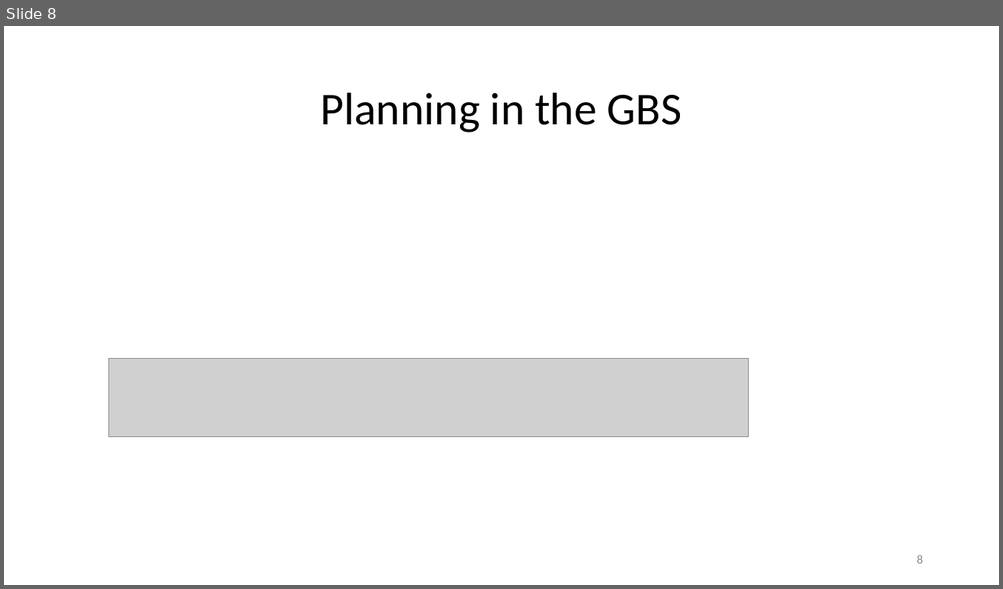
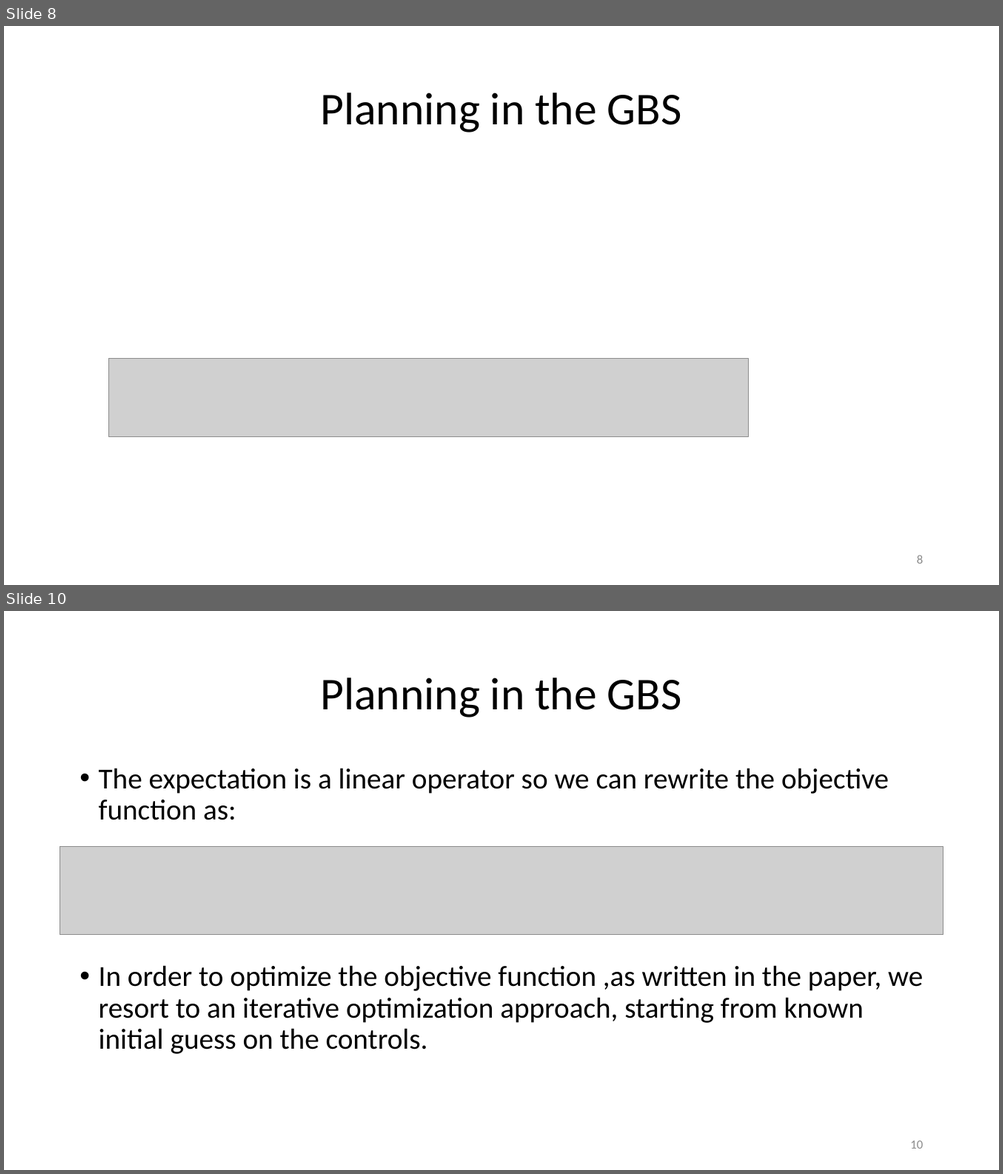
Before and after one commit to AlonSpinner/AutonomousNavigationCourse, a slide deck: project/docs/cbMDP_DAN_backup.pptx. Shown one above the other, each under a label of ours: slide 8 before the commit, slides 8 and 10 after it; the slides between them are not shown. The pictures are 1003x589 and 1003x1174 pixels, drawn with LibreOffice and Linux fonts; fonts in the diff are those of the drawing; grey boxes stand for pictures. Boxes give left, top, right and bottom in pixels: in the first picture for what was removed or moved away, otherwise in the second. Text is boxed around its words. In the diff, an @@ line names an element or a change of style, - is before the commit and + after.

Commit message:
update

```diff
--- a/project/docs/cbMDP_DAN_backup.pptx
+++ b/project/docs/cbMDP_DAN_backup.pptx
@@ slide 10 added at bbox=[4, 611, 999, 1170], background #FFFFFF @@
@@ title added at bbox=[321, 678, 682, 718], 44 pt, text #000000 @@
+Planning in the GBS
@@ text added at bbox=[99, 768, 922, 1054], 28 pt, text #000000 @@
+• The expectation is a linear operator so we can rewrite the objective function as:
+• In order to optimize the objective function ,as written in the paper, we resort to an iterative optimization approach, starting from known initial guess on the controls.
@@ picture added at bbox=[60, 847, 943, 935] @@
@@ page number added at bbox=[910, 1141, 922, 1149], 12 pt, text #8C8C8C @@
+10
```
Also in this commit, not shown: 1 slide changed, 2 other slides added.
